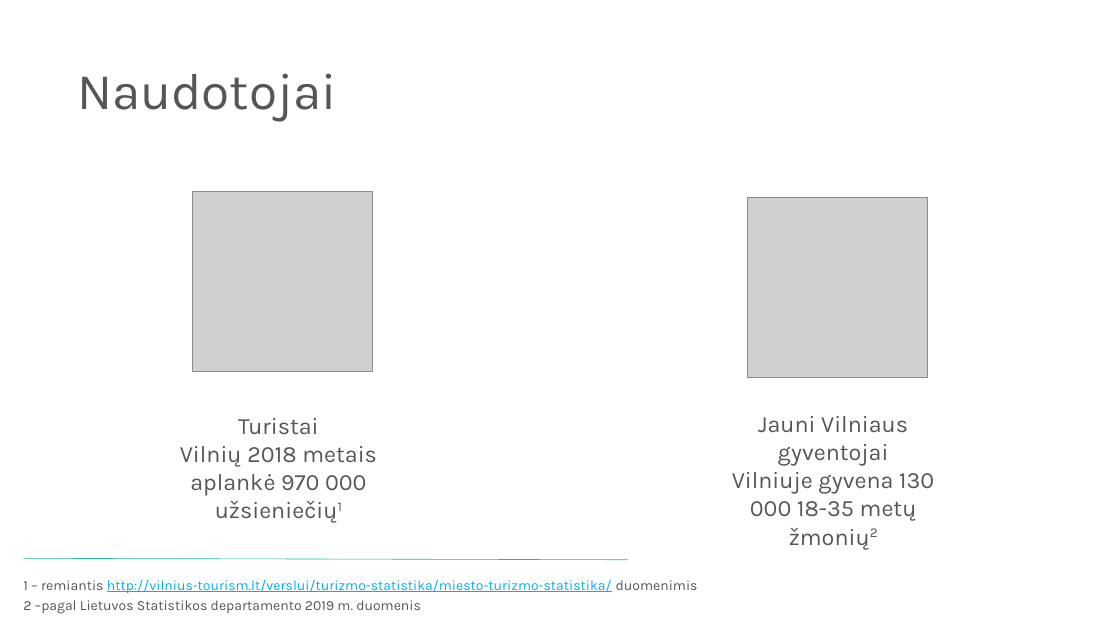
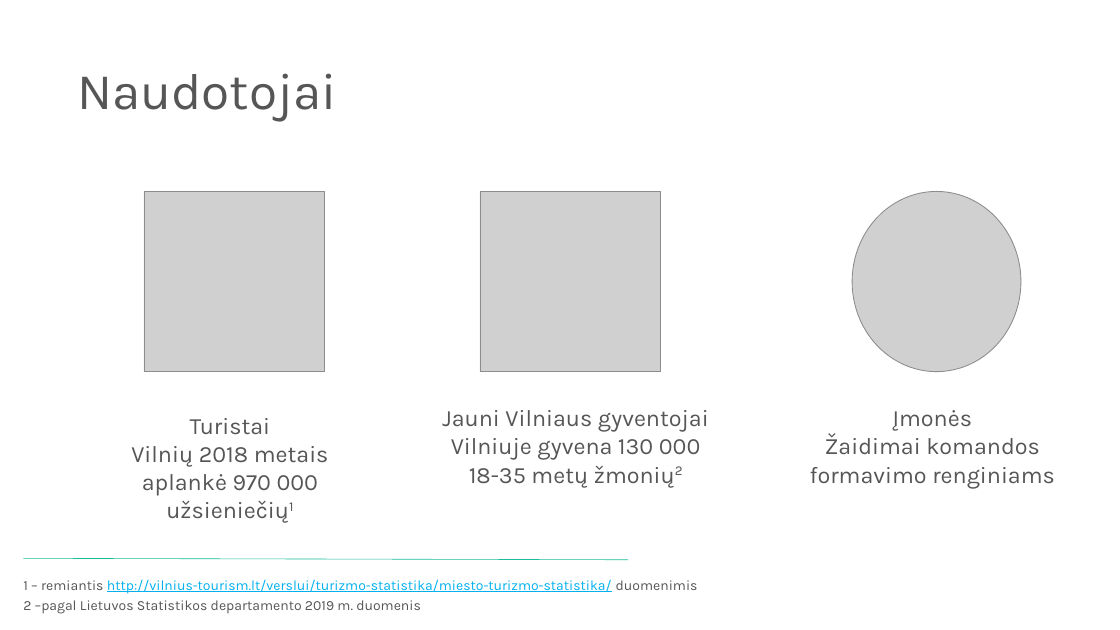
Before and after one commit to superhp/hack4vilnius2019, a slide deck: slide 5 of Hack4Vilnius2019.pptx. Drawn at 1120x630 pixels with LibreOffice and Linux fonts; fonts in the diff are those of the drawing; grey boxes stand for pictures. Boxes give left, top, right and bottom in pixels: in the first picture for what was removed or moved away, otherwise in the second. Text is boxed around its words. In the diff, an @@ line names an element or a change of style, - is before the commit and + after.

Commit message:
update slides

```diff
--- a/Hack4Vilnius2019.pptx
+++ b/Hack4Vilnius2019.pptx
@@ picture: place and size @@
-picture at <box>192,192,373,372</box>
+picture at <box>144,192,324,372</box>
@@ picture: place and size @@
-picture at <box>748,197,928,378</box>
+picture at <box>480,192,660,372</box>
@@ picture added at <box>852,192,1021,372</box> @@
@@ text "Turistai": place and size @@
-text "Turistai" at <box>180,418,377,495</box>
+text "Turistai" at <box>131,418,329,495</box>
@@ text "Jauni Vilniaus gyventojai" rewrapped from <box>732,416,934,521</box> to <box>442,410,709,488</box> @@
@@ text added at <box>810,410,1055,488</box>, 20 pt, text #565656 @@
+Įmonės
+Žaidimai komandos formavimo renginiams
```
Also in this commit, not shown: 2 other slides changed.
